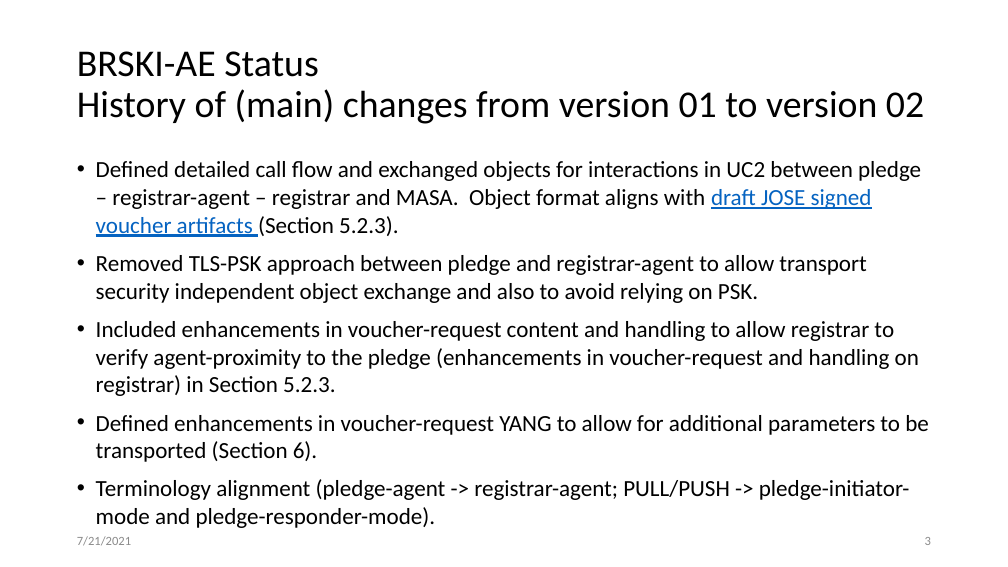
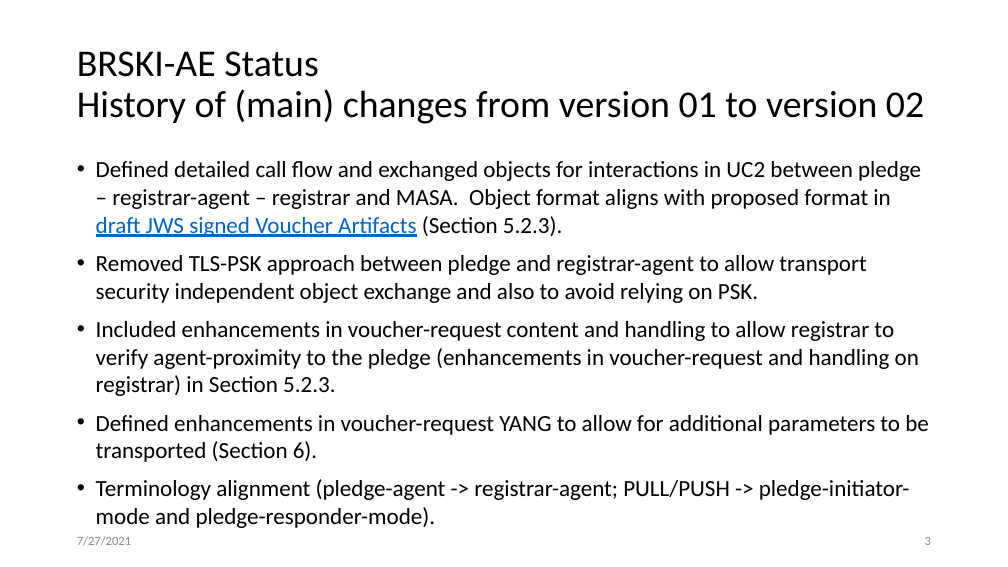
Before and after one commit to anima-wg/anima-brski-ae, a slide deck: slide 3 of presentations/slides-111-BRSKI-AE.pptx. Drawn at 1008x567 pixels with LibreOffice and Linux fonts; fonts in the diff are those of the drawing. Boxes give left, top, right and bottom in pixels: in the first picture for what was removed or moved away, otherwise in the second. Text is boxed around its words. In the diff, an @@ line names an element or a change of style, - is before the commit and + after.

Commit message:
updates slides to link to accepted WG document for JWS signed voucher

```diff
--- a/presentations/slides-111-BRSKI-AE.pptx
+++ b/presentations/slides-111-BRSKI-AE.pptx
@@ text at box(96, 161, 921, 237): text changed @@
-• Defined detailed call flow and exchanged objects for interactions in UC2 between pledge – registrar-agent – registrar and MASA. Object format aligns with draft JOSE signed voucher artifacts (Section 5.2.3).
+• Defined detailed call flow and exchanged objects for interactions in UC2 between pledge – registrar-agent – registrar and MASA. Object format aligns with proposed format in draft JWS signed Voucher Artifacts (Section 5.2.3).
@@ text at box(77, 536, 131, 546): text changed @@
-7/21/2021
+7/27/2021
```
Also in this commit, not shown: 24 other slides changed, 1 other file.
